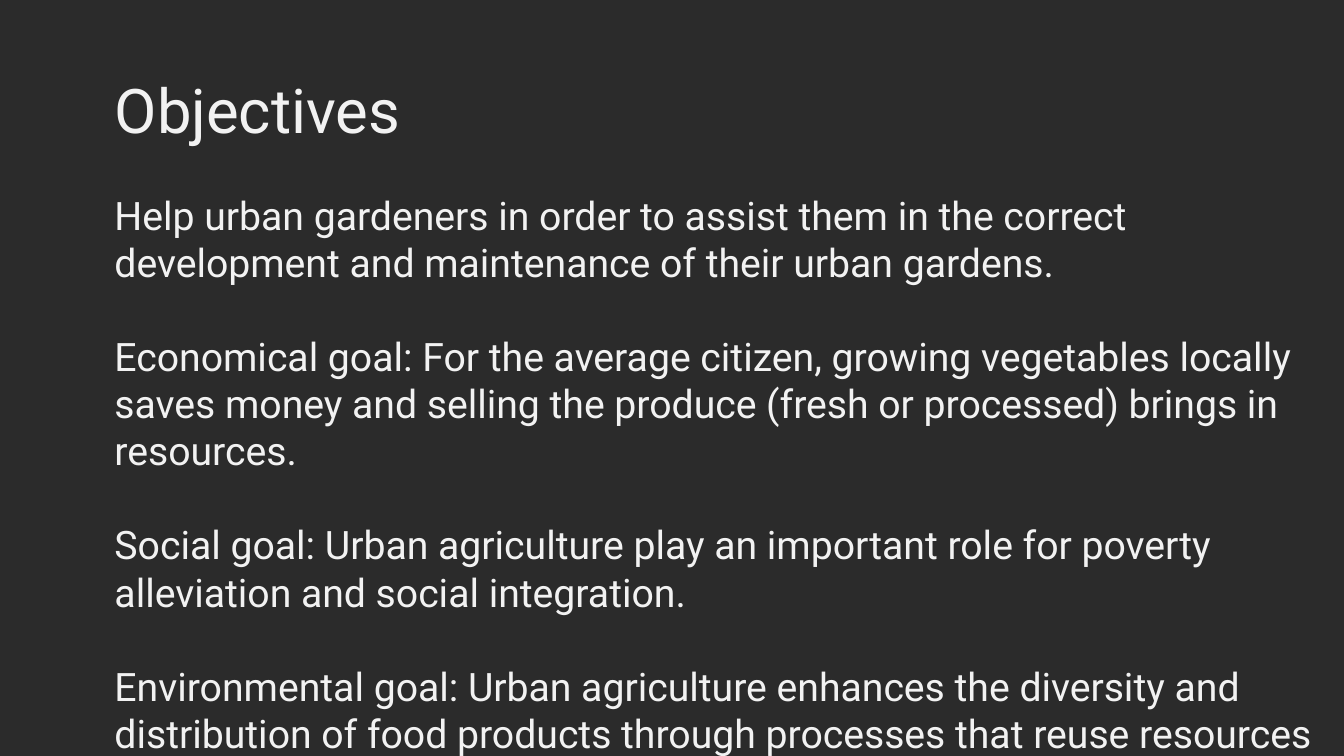
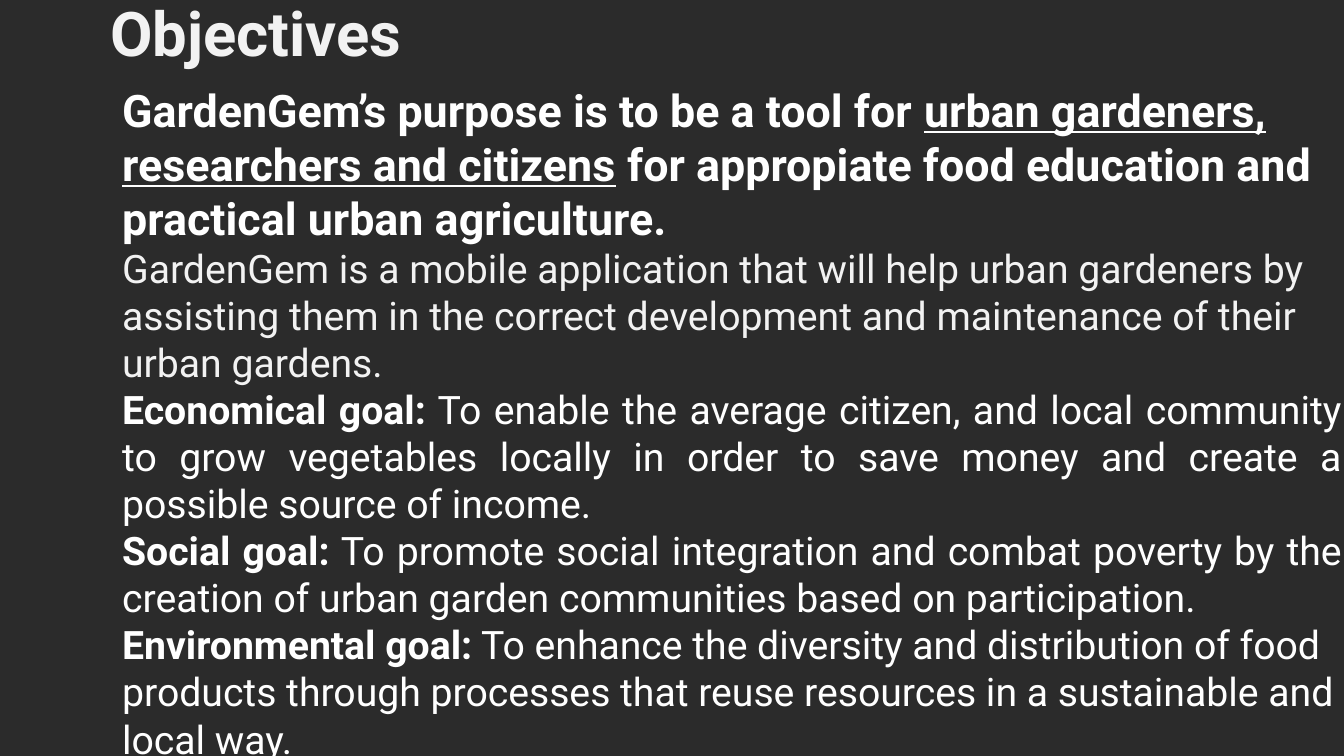
Before and after one commit to KiraSensei13/MNT_ITESM_courses, a slide deck: slide 4 of 1.2.Leadership_for_Sus_Dev/FProject/PRESENTATION_FINAL_PROJECT.pptx. Drawn at 1344x756 pixels with LibreOffice and Linux fonts; fonts in the diff are those of the drawing; background and template pictures are left out; a plain dark background stands for a picture behind light text. Boxes give left, top, right and bottom in pixels: in the first picture for what was removed or moved away, otherwise in the second. Text is boxed around its words. In the diff, an @@ line names an element or a change of style, - is before the commit and + after.

```diff
--- a/1.2.Leadership_for_Sus_Dev/FProject/PRESENTATION_FINAL_PROJECT.pptx
+++ b/1.2.Leadership_for_Sus_Dev/FProject/PRESENTATION_FINAL_PROJECT.pptx
@@ title "Objectives": place and size @@
-title "Objectives" at bbox=[115, 87, 400, 146]
+title "Objectives" at bbox=[110, 10, 401, 69]
@@ title "Objectives" at bbox=[110, 10, 401, 69]: bold on @@
@@ text at bbox=[122, 93, 1342, 756]: text changed; text colour #F2F2F2 to #FFFFFF @@
-Help urban gardeners in order to assist them in the correct development and maintenance of their urban gardens.
-Economical goal: For the average citizen, growing vegetables locally saves money and selling the produce (fresh or processed) brings in resources.
-Social goal: Urban agriculture play an important role for poverty alleviation and social integration.
-Environmental goal: Urban agriculture enhances the diversity and distribution of food products through processes that reuse resources
+GardenGem’s purpose is to be a tool for urban gardeners, researchers and citizens for appropiate food education and practical urban agriculture.
+GardenGem is a mobile application that will help urban gardeners by assisting them in the correct development and maintenance of their urban gardens.
+Economical goal: To enable the average citizen, and local community to grow vegetables locally in order to save money and create a possible source of income.
+Social goal: To promote social integration and combat poverty by the creation of urban garden communities based on participation.
+Environmental goal: To enhance the diversity and distribution of food products through processes that reuse resources in a sustainable and local way.
```
Also in this commit, not shown: 5 other slides changed, 33 other files.
